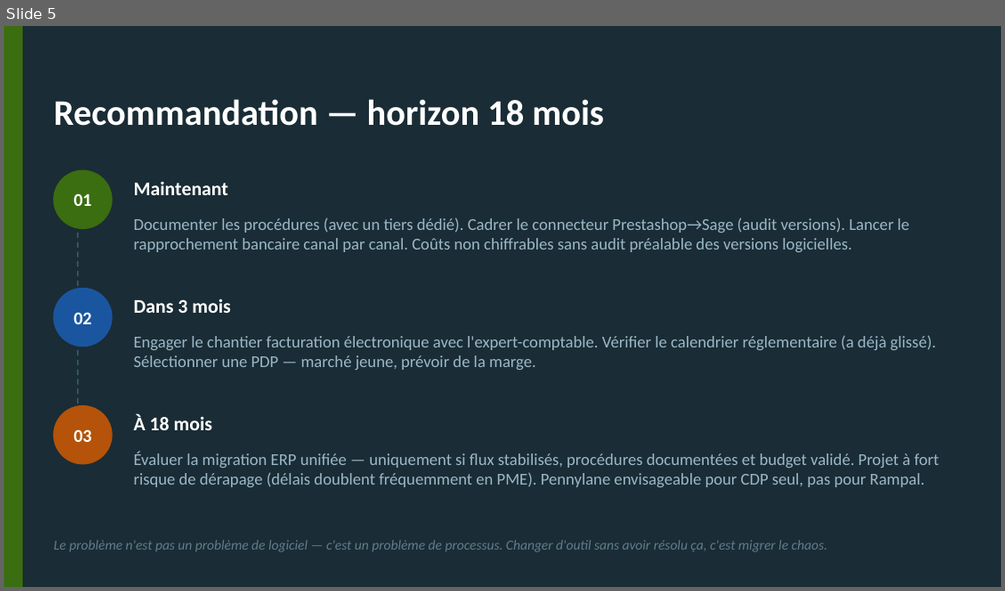
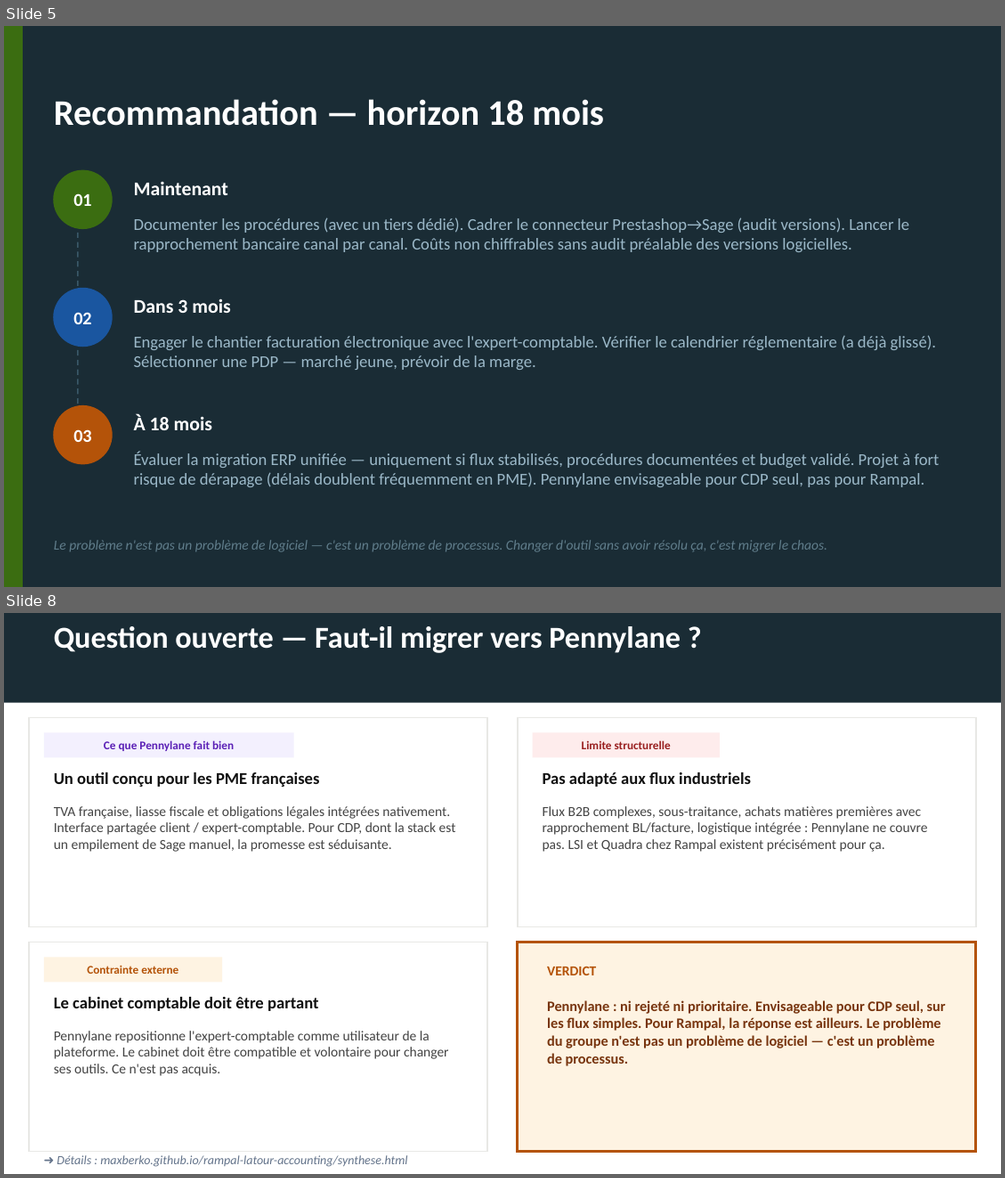
Before and after one commit to maxberko/rampal-latour-accounting, a slide deck: synthese_rampal_cdp.pptx. Shown one above the other, each under a label of ours: slide 5 before the commit, slides 5 and 8 after it; the slides between them are not shown. The pictures are 1005x591 and 1005x1178 pixels, drawn with LibreOffice and Linux fonts; fonts in the diff are those of the drawing. Boxes give left, top, right and bottom in pixels: in the first picture for what was removed or moved away, otherwise in the second. Text is boxed around its words. In the diff, an @@ line names an element or a change of style, - is before the commit and + after.

```diff
--- a/synthese_rampal_cdp.pptx
+++ b/synthese_rampal_cdp.pptx
@@ slide 8 added at bbox=[4, 613, 1001, 1174], background #FFFFFF @@
@@ rectangle added at bbox=[4, 613, 1001, 703], fill #1A2C35 @@
@@ text added at bbox=[54, 626, 680, 653], 22 pt, text #FFFFFF, bold @@
+Question ouverte — Faut-il migrer vers Pennylane ?
@@ rectangle added at bbox=[29, 718, 487, 927], fill #FFFFFF, outline #E8E8E5 1 pt @@
@@ rectangle added at bbox=[518, 718, 976, 927], fill #FFFFFF, outline #E8E8E5 1 pt @@
@@ rectangle added at bbox=[44, 732, 294, 757], fill #F3F0FE, 8.5 pt, text #5B21B6, bold @@
+Ce que Pennylane fait bien
@@ rectangle added at bbox=[533, 732, 720, 757], fill #FEECEC, 8.5 pt, text #991F1F, bold @@
+Limite structurelle
@@ text added at bbox=[54, 772, 320, 787], 12 pt, text #111111, bold @@
+Un outil conçu pour les PME françaises
@@ text added at bbox=[542, 772, 751, 787], 12 pt, text #111111, bold @@
+Pas adapté aux flux industriels
@@ text added at bbox=[54, 806, 456, 852], 10 pt, text #444444 @@
+TVA française, liasse fiscale et obligations légales intégrées nativement. Interface partagée client / expert-comptable. Pour CDP, dont la stack est un empilement de Sage manuel, la promesse est séduisante.
@@ text added at bbox=[542, 806, 928, 852], 10 pt, text #444444 @@
+Flux B2B complexes, sous-traitance, achats matières premières avec rapprochement BL/facture, logistique intégrée : Pennylane ne couvre pas. LSI et Quadra chez Rampal existent précisément pour ça.
@@ rectangle added at bbox=[29, 942, 487, 1151], fill #FFFFFF, outline #E8E8E5 1 pt @@
@@ rectangle added at bbox=[44, 957, 222, 981], fill #FEF3E2, 8.5 pt, text #B45309, bold @@
+Contrainte externe
@@ rectangle added at bbox=[518, 942, 976, 1151], fill #FEF3E2, outline #B45309 2 pt @@
@@ text added at bbox=[547, 965, 596, 975], 10 pt, text #B45309, bold @@
+VERDICT
@@ text added at bbox=[54, 997, 319, 1011], 12 pt, text #111111, bold @@
+Le cabinet comptable doit être partant
@@ text added at bbox=[547, 1000, 946, 1066], 10.5 pt, text #78350F, bold @@
+Pennylane : ni rejeté ni prioritaire. Envisageable pour CDP seul, sur les flux simples. Pour Rampal, la réponse est ailleurs. Le problème du groupe n'est pas un problème de logiciel — c'est un problème de processus.
@@ text added at bbox=[54, 1030, 449, 1076], 10 pt, text #444444 @@
+Pennylane repositionne l'expert-comptable comme utilisateur de la plateforme. Le cabinet doit être compatible et volontaire pour changer ses outils. Ce n'est pas acquis.
@@ text added at bbox=[57, 1155, 407, 1167], 9 pt, text #64748B, italic @@
+➜ Détails : maxberko.github.io/rampal-latour-accounting/synthese.html
```
Also in this commit, not shown: 3 other slides added.
